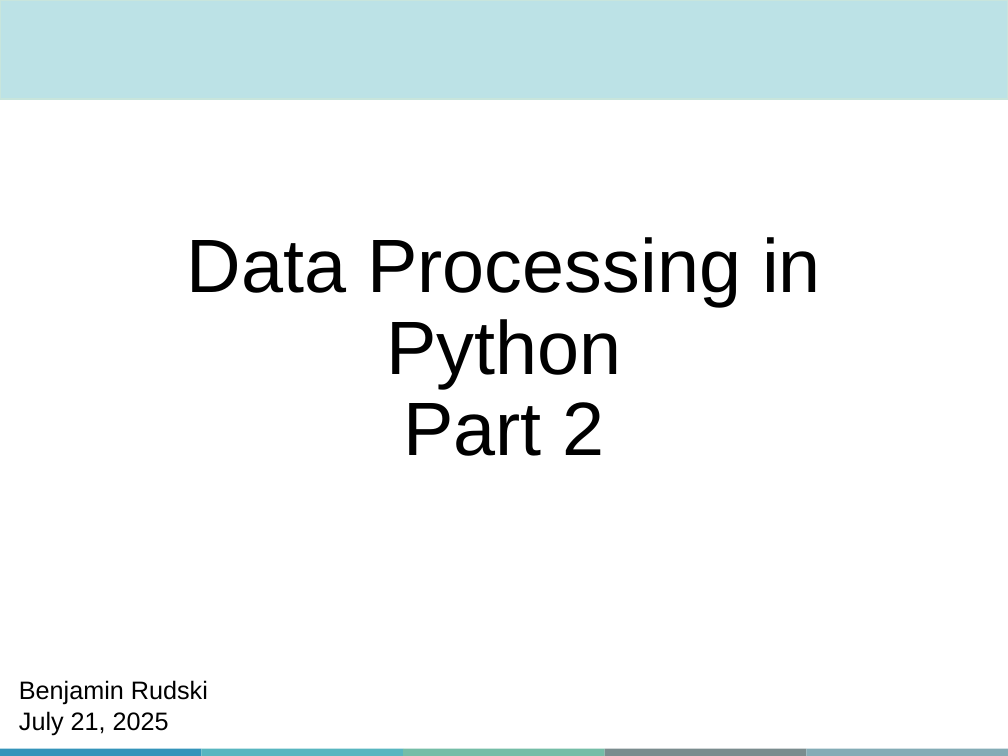
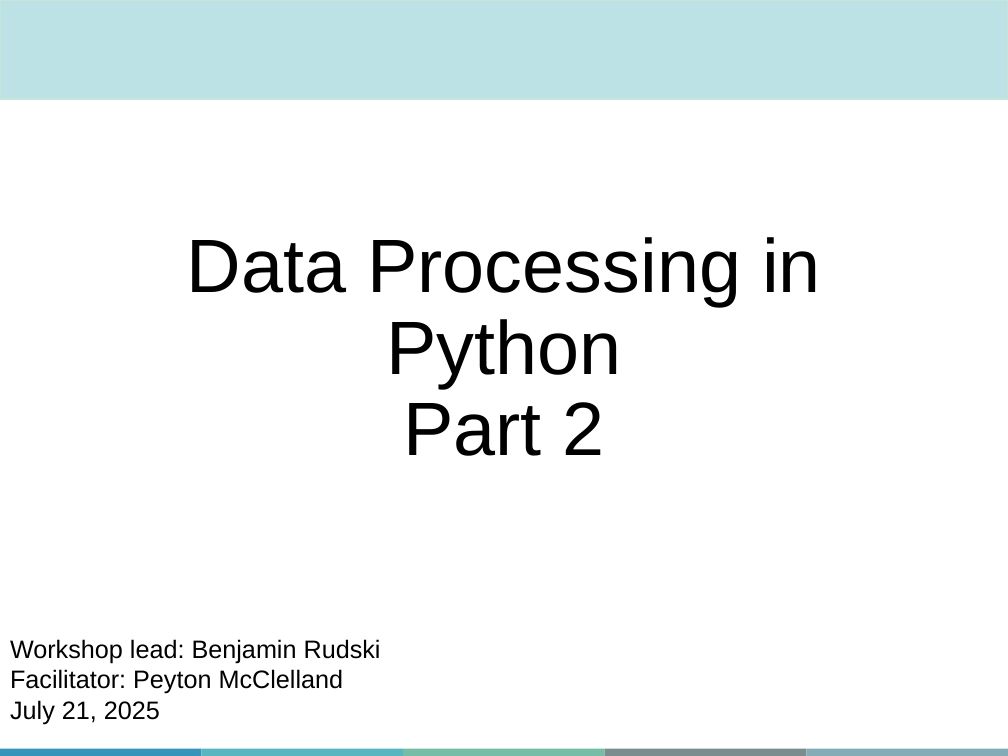
Before and after one commit to QLS-MiCM/DataProcessingInPython, a slide deck: slide 1 of Slides/QLS-MiCM Data Processing in Python (Part 2) Workshop PPT.pptx. Drawn at 1008x756 pixels with LibreOffice and Linux fonts; fonts in the diff are those of the drawing; background and template pictures are left out. Boxes give left, top, right and bottom in pixels: in the first picture for what was removed or moved away, otherwise in the second. Text is boxed around its words. In the diff, an @@ line names an element or a change of style, - is before the commit and + after.

Commit message:
Add facilitator name to slides.

```diff
--- a/Slides/QLS-MiCM Data Processing in Python (Part 2) Workshop PPT.pptx
+++ b/Slides/QLS-MiCM Data Processing in Python (Part 2) Workshop PPT.pptx
@@ text "Workshop lead: Benjamin Rudski": place and size @@
-text "Workshop lead: Benjamin Rudski" at (19, 680, 208, 735)
+text "Workshop lead: Benjamin Rudski" at (10, 639, 381, 724)
@@ text at (10, 639, 381, 694): text changed @@
-Benjamin Rudski
+Workshop lead: Benjamin Rudski
+Facilitator: Peyton McClelland
```
Also in this commit, not shown: 1 other file.
